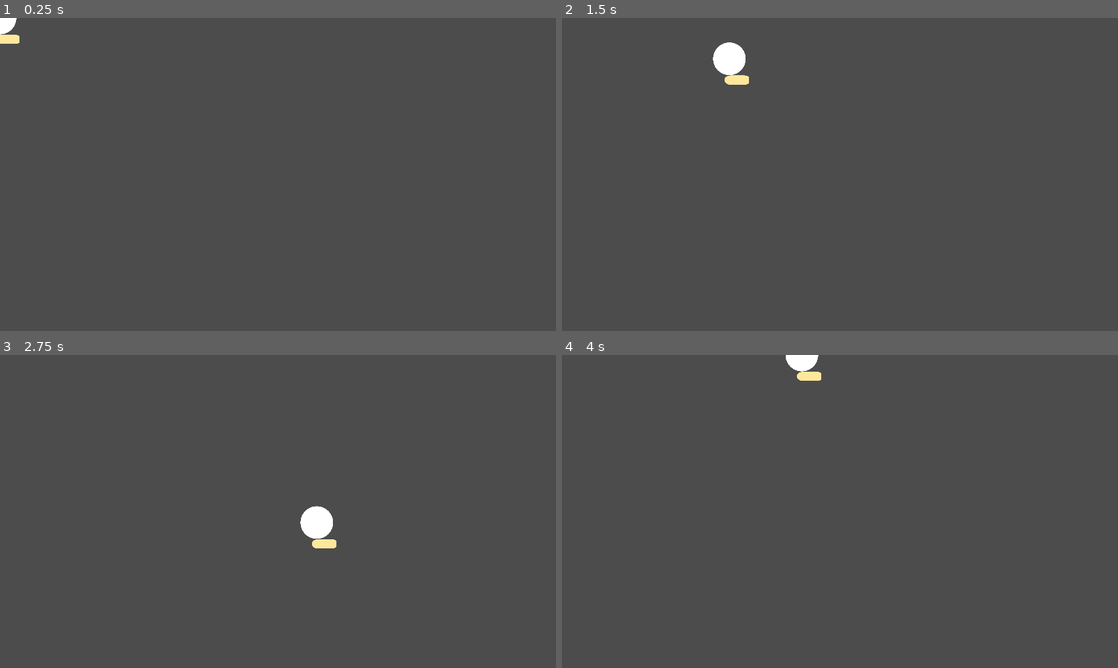
Above: before the commit, frames 1-4 (two rows, left to right).
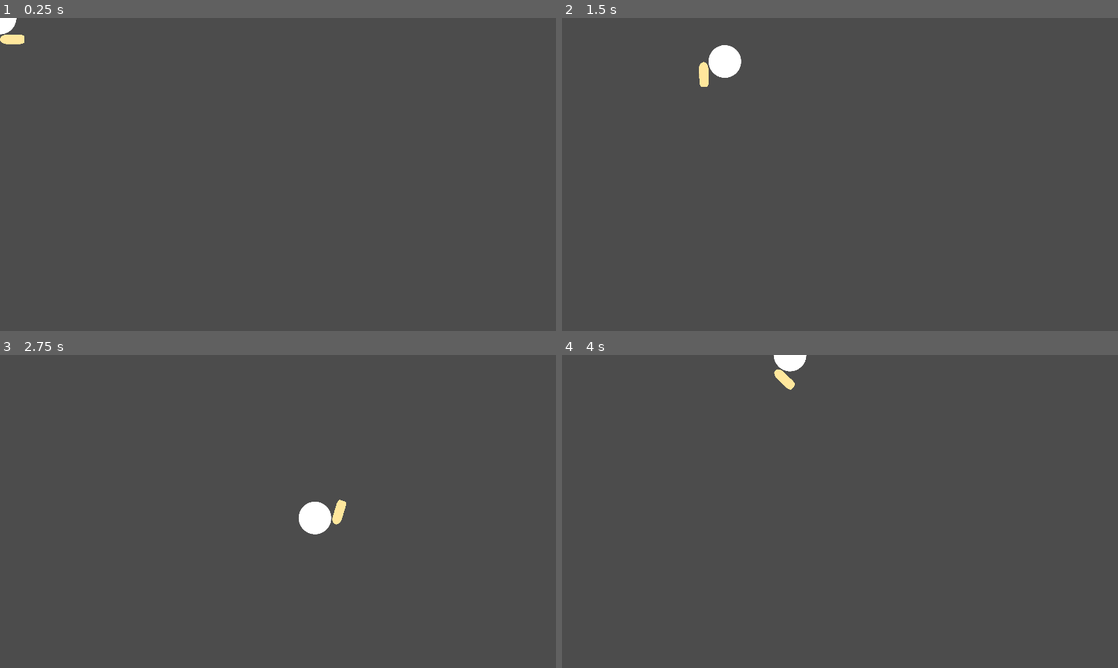
Above: after the commit, the same moments.

Repository: wet-floor/1501-final-project
Game: Godot game, scene res://testing/hendry/tdPlayer.tscn
Two runs of this game, one before a commit and one after it. Both use one fixed random seed, a clock stepped at 60 frames per second and the inputs below. After the commit the project has no main scene; this scene is started directly in both runs.
Inputs (mouse positions are in pixels of both pictures, inside the frame that each line leads up to):
- Up to frame 1 (0.25 s): no input
- Up to frame 2 (1.5 s): tap Enter at 0.5 s; move the mouse to (962, 158) at 0.52 s; hold D (player_right) 0.53-1.28 s; move the mouse to (728, 190) at 1.27 s; hold S (player_down) from 1.28 s (still down)
- Up to frame 3 (2.75 s): move the mouse to (333, 442) at 2.02 s; release S (player_down) at 2.03 s; hold D (player_right) from 2.03 s (still down)
- Up to frame 4 (4 s): move the mouse to (812, 574) at 2.77 s; release D (player_right) at 2.78 s; hold W (player_up) 2.78-3.53 s; move the mouse to (1006, 558) at 3.52 s; hold A (player_left) from 3.53 s (still down)

The runs differ from the first frame. In frame 1, less than 0.1% of the frame differs, in the area x 0-5%, y 5-9%; in frame 2, 0.5%; in frame 3, 0.4%; in frame 4, 0.5%, in the area x 38-47%, y 0-12%.

Commit message:
Player rotation (for top-down)

Diff:
--- a/project.godot
+++ b/project.godot
@@ -11,7 +11,6 @@
 [application]
 
 config/name="1501 Final Project"
-run/main_scene="res://testing/chloe/object_collisions_test.tscn"
 boot_splash/show_image=false
 config/icon="res://icon.png"
 
--- a/testing/chloe/object_collisions_test.tscn
+++ b/testing/chloe/object_collisions_test.tscn
@@ -7,8 +7,6 @@
 [node name="RigidBody2D" parent="." instance=ExtResource( 1 )]
 position = Vector2( 106, 61 )
 gravity_scale = 10.0
-script = null
 
 [node name="RigidBody2D2" parent="." instance=ExtResource( 1 )]
 position = Vector2( 106, 113 )
-script = null
--- a/testing/hendry/tdPlayer.gd
+++ b/testing/hendry/tdPlayer.gd
@@ -4,9 +4,12 @@
 export var speed = 500
 export var friction = 0.2
 export var acceleration = 0.4
+export var turn_speed = 0.3
 
-var velocity = Vector2.ZERO
 var input_dir = Vector2.ZERO
+
+onready var hand = get_node("Hand")
+
 
 var screensize
 
@@ -21,37 +24,35 @@
 	input_dir = Vector2.ZERO
 
 	if Input.is_action_pressed("player_right"):
-		print("right")
 		input_dir.x += 1
 
 	if Input.is_action_pressed("player_left"):
-		print("left")
 		input_dir.x -= 1
 
 	if Input.is_action_pressed("player_up"):
-		print("up")
 		input_dir.y -= 1
 
 	if Input.is_action_pressed("player_down"):
-		print("down")
 		input_dir.y += 1
 
 	input_dir = input_dir.normalized()
 
-	if input_dir.x != 0:
-		velocity.x = lerp(velocity.x, input_dir.x * speed, acceleration)
-	else:
-		velocity.x = lerp(velocity.x, 0, friction)
-
-	if input_dir.y != 0:
-		velocity.y = lerp(velocity.y, input_dir.y * speed, acceleration)
-	else:
-		velocity.y = lerp(velocity.y, 0, friction)
-
 
 func _physics_process(delta):
 	get_input()
-	velocity = move_and_slide(velocity)
+	input_dir = move_and_slide(input_dir * speed)
+
+	var mouse = get_global_mouse_position()
+	if mouse.distance_to(self.position) > 50:
+		rotation = lerp(rotation, get_global_mouse_position().angle_to_point(position), turn_speed)
+
+	var hand_to_mouse_distance = hand.global_position.distance_to(mouse)
+
+	var hand_to_body_distance = hand.global_position.distance_to(self.global_position)
+
+	var hand_rotation = -acos(hand_to_body_distance / hand_to_mouse_distance)
+
+
 
 
 func _process(delta):
--- a/testing/hendry/tdPlayer.tscn
+++ b/testing/hendry/tdPlayer.tscn
@@ -15,6 +15,8 @@
 
 [node name="tdPlayer" type="KinematicBody2D"]
 script = ExtResource( 3 )
+friction = 0.5
+acceleration = 2.0
 
 [node name="Sprite" type="Sprite" parent="."]
 scale = Vector2( 0.3, 0.3 )
@@ -23,17 +25,18 @@
 [node name="CollisionShape2D" type="CollisionShape2D" parent="."]
 shape = SubResource( 1 )
 
-[node name="Area2D" type="Area2D" parent="."]
+[node name="Hand" type="Area2D" parent="."]
+position = Vector2( 12, 50 )
 
-[node name="Sprite" type="Sprite" parent="Area2D"]
-position = Vector2( 14.1875, 49.4375 )
+[node name="Sprite" type="Sprite" parent="Hand"]
+position = Vector2( 13.8125, -0.4375 )
 scale = Vector2( 0.425, 0.346239 )
 texture = ExtResource( 2 )
 
-[node name="CollisionShape2D" type="CollisionShape2D" parent="Area2D"]
-position = Vector2( 16.5, 49.125 )
+[node name="CollisionShape2D" type="CollisionShape2D" parent="Hand"]
+position = Vector2( 16.125, -0.749992 )
 shape = SubResource( 2 )
 
-[node name="Attached" type="CollisionShape2D" parent="Area2D"]
-position = Vector2( 62, 50 )
+[node name="Attached" type="CollisionShape2D" parent="Hand"]
+position = Vector2( 61.625, 0.125008 )
 shape = SubResource( 3 )
